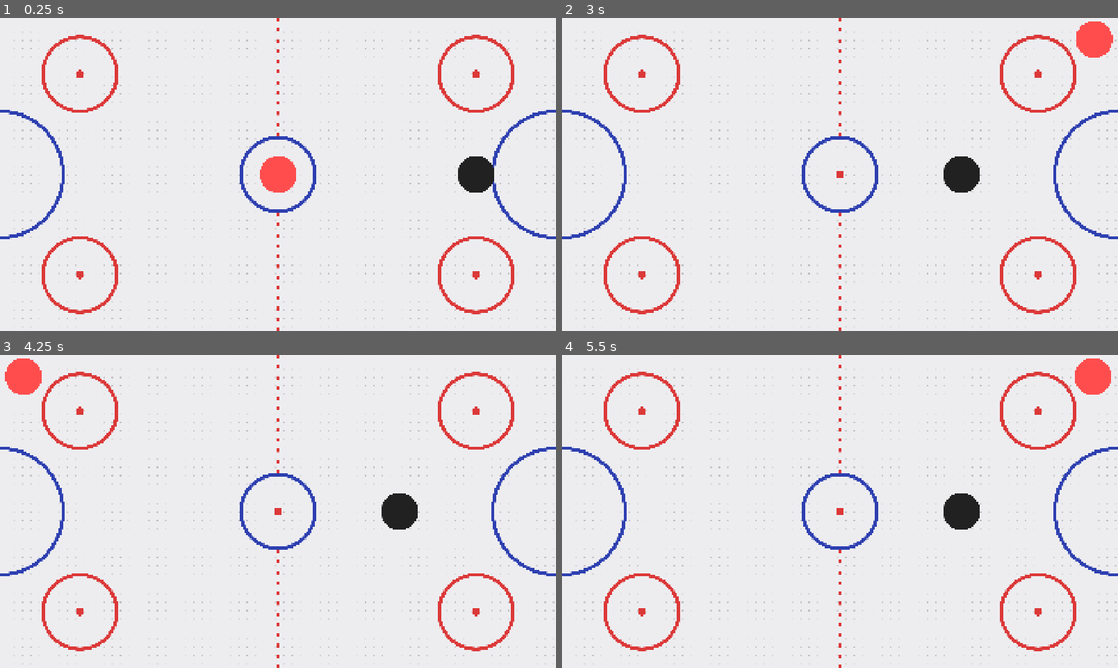
Above: before the commit, frames 1-4 (two rows, left to right).
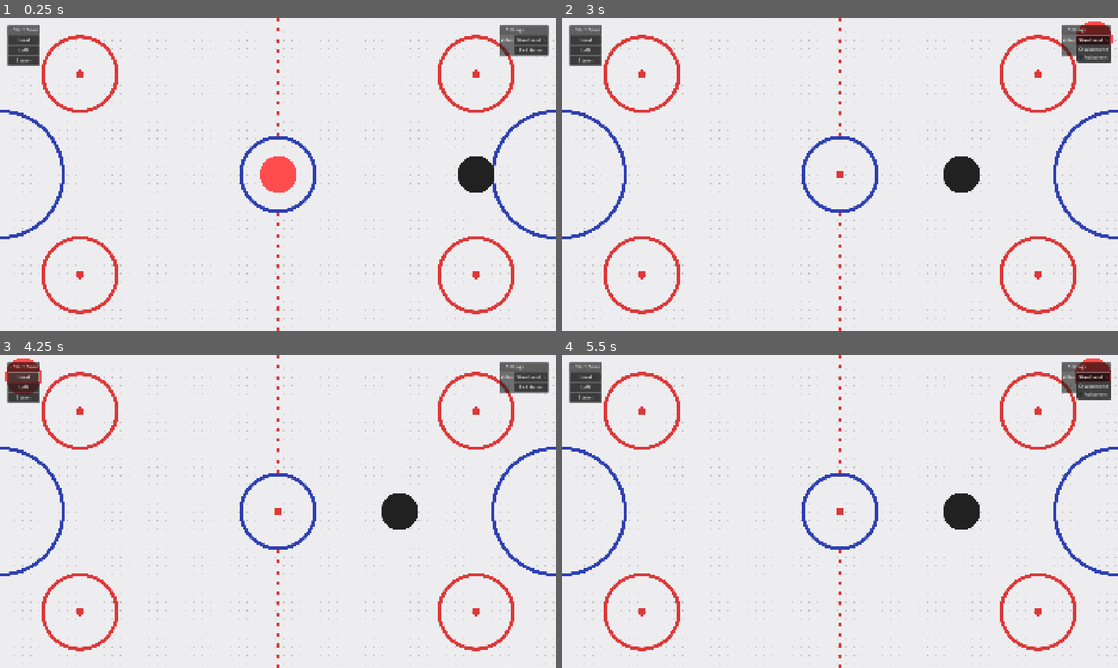
Above: after the commit, the same moments.

Repository: henrylalonde/Ultimate-Air-Hockey
Game: Godot game, scene res://arena/main.tscn
Two runs of this game, one before a commit and one after it. Both use one fixed random seed, a clock stepped at 60 frames per second and the inputs below.
Inputs (mouse positions are in pixels of both pictures, inside the frame that each line leads up to):
- Up to frame 1 (0.25 s): no input
- Up to frame 2 (3 s): click (584, 39) at 0.5 s, where only the run after the commit has a clickable "Local"; click (584, 49) at 1.25 s, where only the run after the commit has a clickable "LAN"; click (584, 58) at 2 s, where only the run after the commit has a clickable "Steam"; click (1095, 39) at 2.75 s, where only the run after the commit has a clickable "Windowed"
- Up to frame 3 (4.25 s): click (22, 376) at 3.5 s, where only the run after the commit has a clickable "Local"
- Up to frame 4 (5.5 s): click (584, 395) at 4.25 s, where only the run after the commit has a clickable "Steam"; click (1095, 376) at 5 s, where only the run after the commit has a clickable "Windowed"

The runs differ from the first frame. In frame 1, 1.7% of the frame differs, in the area x 1-99%, y 2-16%; in frame 2, 1.8%; in frame 3, 1.7%; in frame 4, 1.8%.

Commit message:
simple ui addition

Diff:
--- a/arena/input.gd
+++ b/arena/input.gd
@@ -4,9 +4,8 @@
 
 
 func _process(_delta: float) -> void:
-	if Input.is_key_pressed(KEY_ESCAPE):
+	if Input.is_action_pressed("ui_cancel"):
 		get_tree().quit()
-
 
 func _physics_process(_delta: float) -> void:
 	var mouse_position: Vector2 = get_viewport().get_mouse_position()
--- a/arena/main.tscn
+++ b/arena/main.tscn
@@ -105,5 +105,72 @@
 [node name="CollisionShape2D" type="CollisionShape2D" parent="Right Goal"]
 shape = SubResource("RectangleShape2D_74d51")
 
+[node name="UI" type="Control" parent="."]
+layout_mode = 3
+anchors_preset = 15
+anchor_right = 1.0
+anchor_bottom = 1.0
+grow_horizontal = 2
+grow_vertical = 2
+
+[node name="Start Game" type="FoldableContainer" parent="UI"]
+layout_mode = 1
+offset_left = 25.0
+offset_top = 25.0
+offset_right = 139.0
+offset_bottom = 165.0
+title = "Start Game"
+
+[node name="VBoxContainer" type="VBoxContainer" parent="UI/Start Game"]
+layout_mode = 2
+
+[node name="Local Button" type="Button" parent="UI/Start Game/VBoxContainer"]
+layout_mode = 2
+text = "Local"
+
+[node name="LAN Button" type="Button" parent="UI/Start Game/VBoxContainer"]
+layout_mode = 2
+text = "LAN"
+
+[node name="Steam Buttom" type="Button" parent="UI/Start Game/VBoxContainer"]
+layout_mode = 2
+text = "Steam"
+
+[node name="Settings" type="FoldableContainer" parent="UI"]
+layout_mode = 1
+anchors_preset = 1
+anchor_left = 1.0
+anchor_right = 1.0
+offset_left = -113.0
+offset_top = 25.0
+offset_right = -25.0
+offset_bottom = 64.0
+grow_horizontal = 0
+title = "Settings"
+
+[node name="GridContainer" type="GridContainer" parent="UI/Settings"]
+layout_mode = 2
+columns = 2
+
+[node name="Video" type="Label" parent="UI/Settings/GridContainer"]
+layout_mode = 2
+text = "Video"
+
+[node name="OptionButton" type="OptionButton" parent="UI/Settings/GridContainer"]
+layout_mode = 2
+selected = 0
+item_count = 2
+popup/item_0/text = "Windowed"
+popup/item_0/id = 0
+popup/item_1/text = "Fullscreen"
+popup/item_1/id = 1
+
+[node name="Label" type="Label" parent="UI/Settings/GridContainer"]
+layout_mode = 2
+
+[node name="Button" type="Button" parent="UI/Settings/GridContainer"]
+layout_mode = 2
+text = "Exit Game"
+
 [connection signal="body_entered" from="Left Goal" to="Game Logic" method="_on_left_goal_body_entered"]
 [connection signal="body_entered" from="Right Goal" to="Game Logic" method="_on_right_goal_body_entered"]
--- a/project.godot
+++ b/project.godot
@@ -19,7 +19,6 @@
 
 window/size/viewport_width=1920
 window/size/viewport_height=1080
-window/size/mode=3
 window/stretch/mode="canvas_items"
 window/vsync/vsync_mode=0
 
